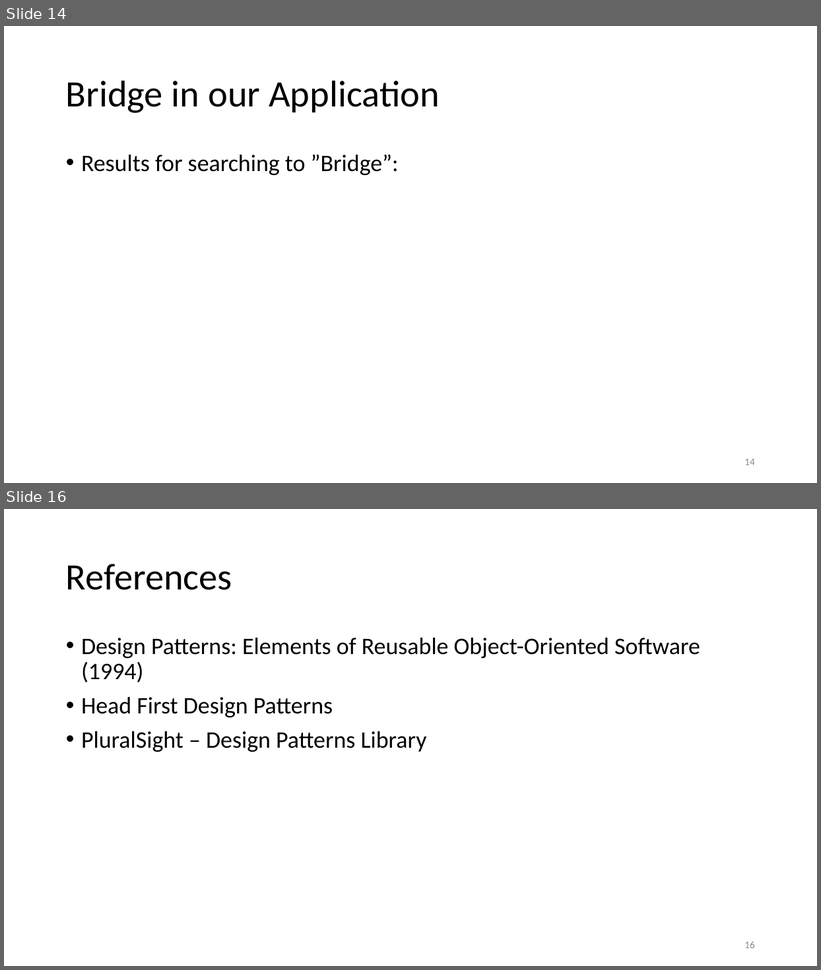
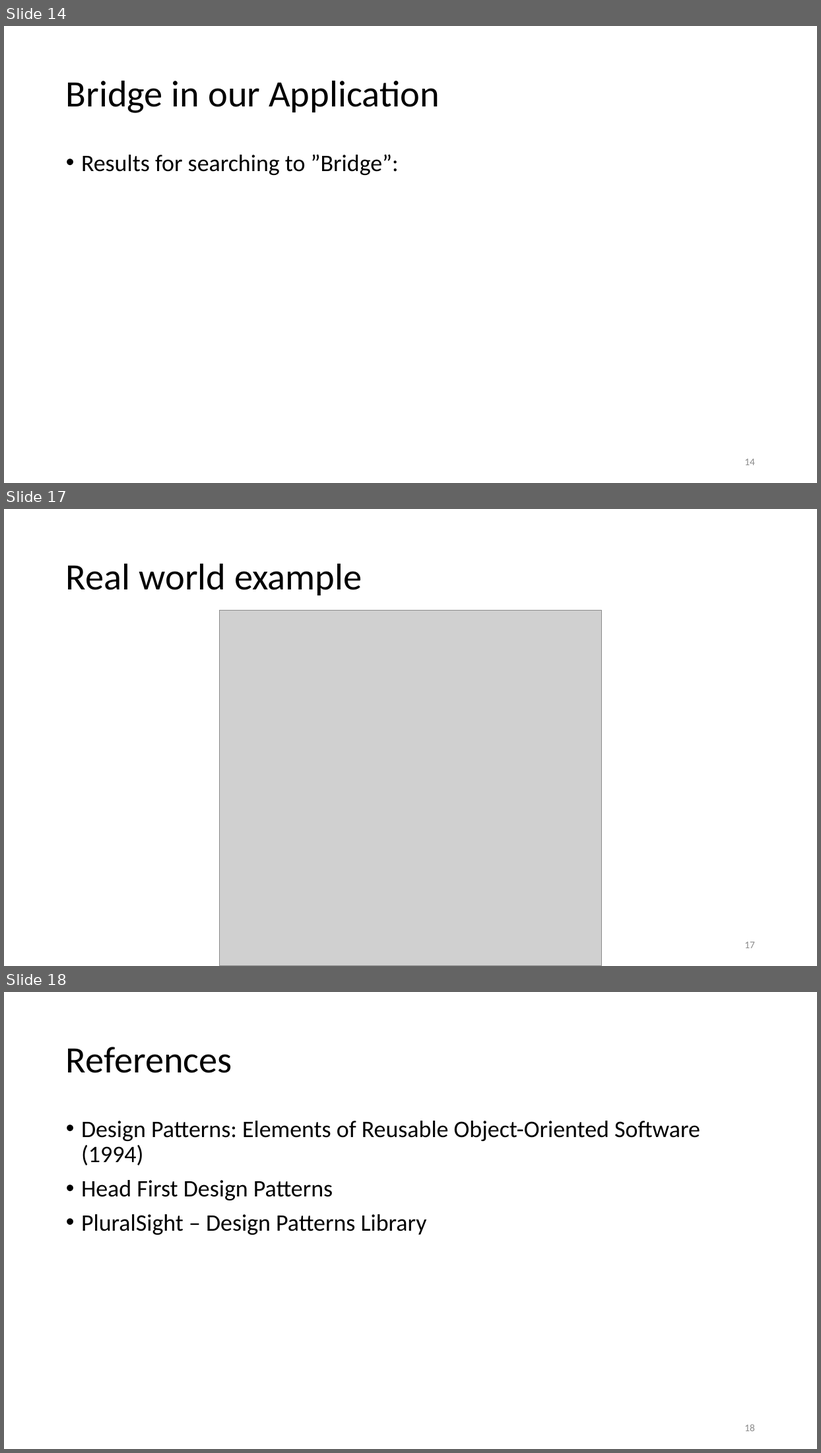
Before and after one commit to esziger/design_patterns, a slide deck: DP02_Bridge_Pattern.pptx. Shown one above the other, each under a label of ours: slides 14 and 16 before the commit, slides 14, 17 and 18 after it; the slides between them are not shown. The pictures are 821x970 and 821x1453 pixels, drawn with LibreOffice and Linux fonts; fonts in the diff are those of the drawing; grey boxes stand for pictures. Boxes give left, top, right and bottom in pixels: in the first picture for what was removed or moved away, otherwise in the second. Text is boxed around its words. In the diff, an @@ line names an element or a change of style, - is before the commit and + after.

```diff
--- a/DP02_Bridge_Pattern.pptx
+++ b/DP02_Bridge_Pattern.pptx
@@ slide 17 added at (4,509,817,966), background #FFFFFF @@
@@ title added at (66,563,362,595), 44 pt, text #000000 @@
+Real world example
@@ picture added at (220,610,602,966) @@
@@ page number added at (745,942,755,949), 12 pt, text #8C8C8C @@
+17
@@ what was slide 16 is now slide 18 @@
@@ page number at (745,1424,755,1432): text changed @@
-16
+18
```
Also in this commit, not shown: 2 other slides added, 1 slide removed.
